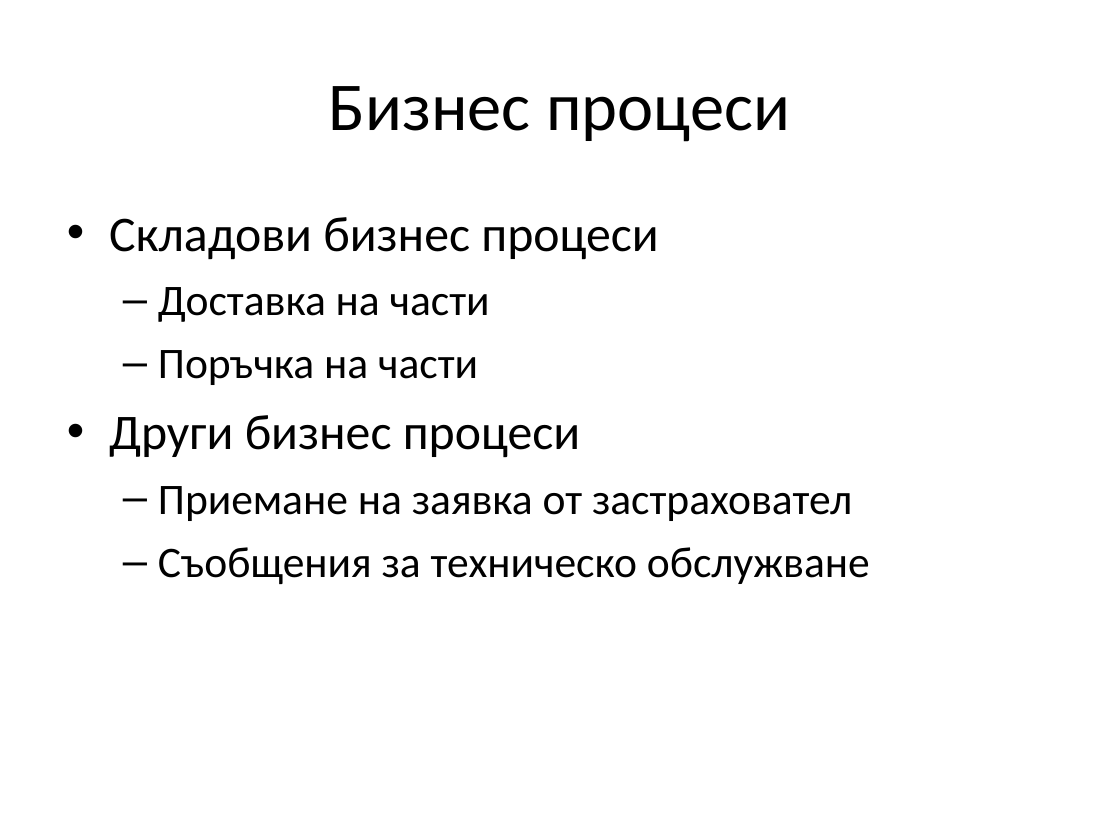
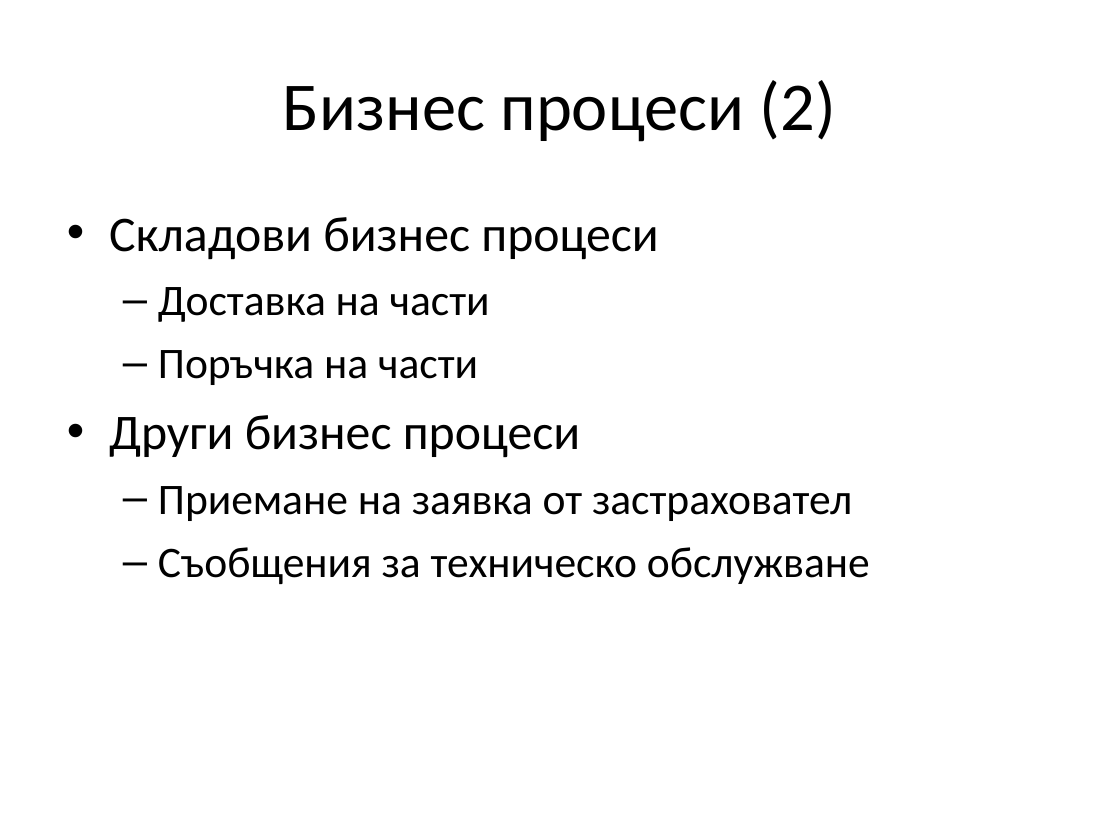
Before and after one commit to jasimcse/team2-strawberry, a slide deck: slide 3 of prezentaciq/Nikodim.ppt (slide 2 before the commit). Drawn at 1120x840 pixels with LibreOffice and Linux fonts; fonts in the diff are those of the drawing. Boxes give left, top, right and bottom in pixels: in the first picture for what was removed or moved away, otherwise in the second. Text is boxed around its words. In the diff, an @@ line names an element or a change of style, - is before the commit and + after.

```diff
--- a/prezentaciq/Nikodim.ppt
+++ b/prezentaciq/Nikodim.ppt
@@ title at (283, 80, 836, 142): text changed @@
-Бизнес процеси
+Бизнес процеси (2)
```
Also in this commit, not shown: 1 other slide changed, 2 slides added, 1 slide removed.
